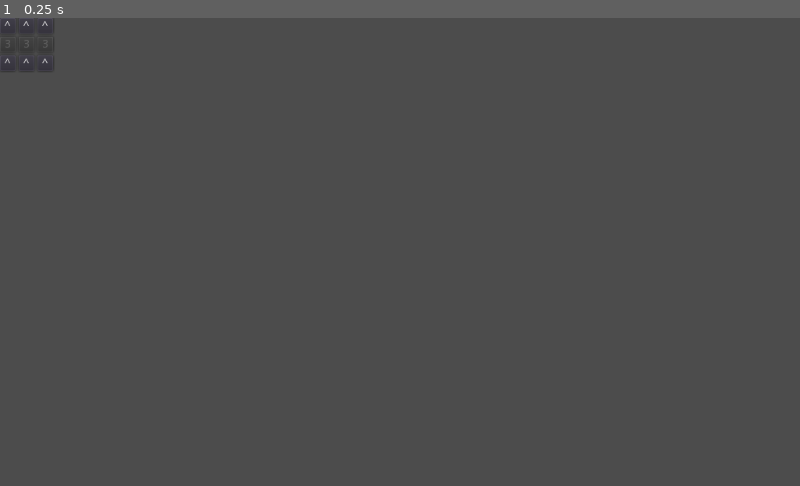
Above: before the commit, frame 1.
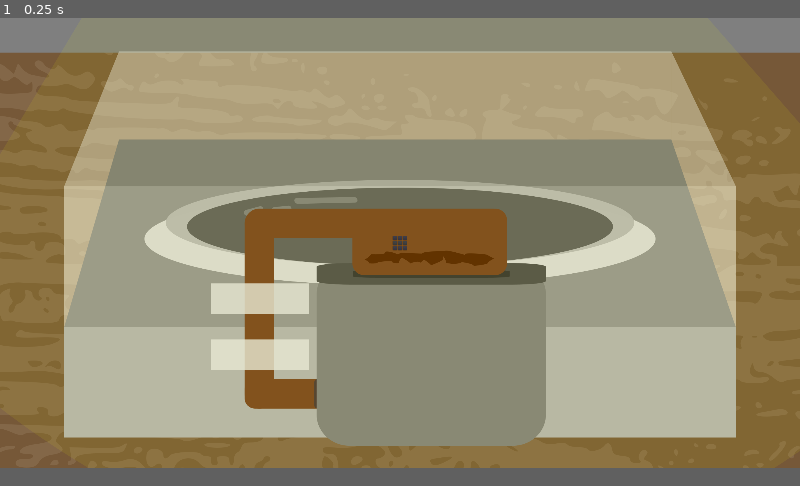
Above: after the commit, the same moment.

Repository: panorb/ludum-dare-47
Game: Godot game, scene res://Levels/RecordPlayerFront/RecordPlayerFront.tscn
Same seed, same stepped clock (60 frames per second), same inputs: the game is played once before the commit and once after it.
Inputs:
- Up to frame 1 (0.25 s): no input
The window is 800x468 before the commit and 800x450 after it. Grey fills any space a smaller window leaves; there, only what the larger window draws over its background counts as a difference.

The runs differ from the first frame. In frame 1, 95% of the frame differs, in the area x 0-100%, y 0-97%.

Commit message:
Added record player front scene

Diff:
--- a/godot/Levels/RecordPlayerFront/RecordPlayerFront.tscn
+++ b/godot/Levels/RecordPlayerFront/RecordPlayerFront.tscn
@@ -1,7 +1,39 @@
-[gd_scene load_steps=2 format=2]
+[gd_scene load_steps=4 format=2]
 
-[ext_resource path="res://Levels/RecordPlayerFront/CombinationLock/CombinationLock.tscn" type="PackedScene" id=1]
+[ext_resource path="res://Levels/RecordPlayerFront/record_player_front.gd" type="Script" id=1]
+[ext_resource path="res://Levels/RecordPlayerFront/CombinationLock/combination_lock_front.png" type="Texture" id=2]
+[ext_resource path="res://Levels/RecordPlayerFront/CombinationLock/CombinationLock.tscn" type="PackedScene" id=3]
 
 [node name="RecordPlayerFront" type="Node2D"]
+script = ExtResource( 1 )
 
-[node name="CombinationLock" parent="." instance=ExtResource( 1 )]
+[node name="Backdrop" type="Sprite" parent="."]
+position = Vector2( 1920, 1080 )
+scale = Vector2( 1.4, 1.4 )
+texture = ExtResource( 2 )
+
+[node name="CanvasLayer" type="CanvasLayer" parent="."]
+
+[node name="Control" type="Control" parent="CanvasLayer"]
+anchor_right = 1.0
+anchor_bottom = 1.0
+__meta__ = {
+"_edit_use_anchors_": false
+}
+
+[node name="CenterContainer" type="CenterContainer" parent="CanvasLayer/Control"]
+anchor_right = 1.0
+anchor_bottom = 1.0
+size_flags_horizontal = 2
+size_flags_vertical = 2
+__meta__ = {
+"_edit_use_anchors_": false
+}
+
+[node name="CombinationLock" parent="CanvasLayer/Control/CenterContainer" instance=ExtResource( 3 )]
+margin_left = 1887.0
+margin_top = 1046.0
+margin_right = 1952.0
+margin_bottom = 1114.0
+size_flags_horizontal = 3
+size_flags_vertical = 3
--- /dev/null
+++ b/godot/Levels/RecordPlayerFront/record_player_front.gd
@@ -0,0 +1,11 @@
+extends Node2D
+
+
+# Declare member variables here. Examples:
+# var a = 2
+# var b = "text"
+
+
+# Called when the node enters the scene tree for the first time.
+func _ready():
+	pass # Replace with function body.
--- a/godot/project.godot
+++ b/godot/project.godot
@@ -21,7 +21,13 @@
 
 [display]
 
+window/size/width=3840
+window/size/height=2160
+window/size/test_width=1280
+window/size/test_height=720
 window/dpi/allow_hidpi=true
+window/stretch/mode="2d"
+window/stretch/aspect="expand"
 
 [rendering]
 
Not shown, added: godot/Levels/RecordPlayerFront/CombinationLock/combination_lock_front.png.import
